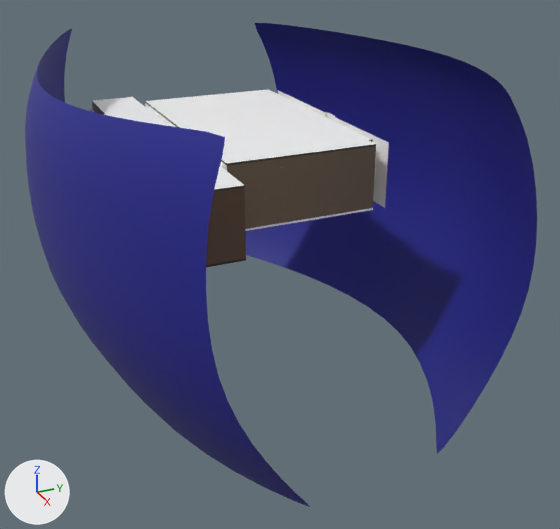
The glTF model public/models/prototipo_mapa_vista_sentarse.glb, before and after one commit.
Both versions are drawn from a camera (50 mm lens) standing at (124.8, -52.7, 44.2) and looking at (13.2, -2.4, -11.6). Every picture has the same lights, and +X, +Y and +Z are marked at lower left. The picture after the commit comes second. Where no turn or scale is listed for an object, it has been applied to the vertices. Vertices at exactly the same position are counted once.

Objects in the first picture: 'background', 'room'.
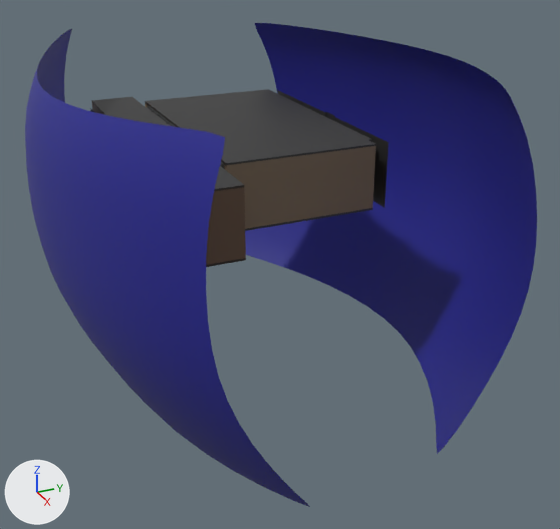
Where the newer file only moved an object's origin or applied its transform, the numbers keep the older frame.

Changed parts and their boxes (x1, y1, x2, y2) in the pictures (560 x 529 px):
'room', reshaped, moved: before (91, 89, 389, 267); after (90, 89, 389, 267)
part 1 of me_plane_001, recoloured (darker): (93, 89, 375, 189) in both
part 2 of me_plane_001, recoloured: (148, 105, 373, 231) in both
part 3 of me_plane_001, recoloured: (91, 90, 389, 208) in both
part 4 of me_plane_001, recoloured: (227, 140, 376, 165) in both

What changed in the scene script:
```text
Change me_plane_001:
    used by ob_room; location = (-0.3, 0.2, -0.8)
    remove me_plane_001.from_pydata(...)  # 1325 vertices, 2526 faces; spans x -28.0..31.9, y -26.1..13.2, z 0.0..11.1
    add me_plane_001.from_pydata(...)  # 1309 vertices, 2500 faces; spans x -28.0..31.9, y -26.1..13.2, z 0.0..11.1
    me_plane_001 part 1: 1412 faces spanning x -28.0..31.9, y -25.6..12.2, z 0.0..11.1 switch from mat_metal (white #ffffff) to mat_tablero_negro (black #2e2e2e)
    me_plane_001 part 2: 231 faces spanning x -23.3..21.7, y -25.3..11.3, z 0.0..11.1 switch from mat_baseboard (white #ffffff) to mat_tablero_negro (black #2e2e2e)
    me_plane_001 part 3: 126 faces spanning x -21.7..21.7, y -26.1..13.2, z 0.0..11.1 switch from mat_material_011 (white #ffffff) to mat_tablero_negro (black #2e2e2e)
    me_plane_001 part 4: 28 faces spanning x -23.3..21.7, y -14.9..12.0, z 2.9..11.1 switch from mat_base (brown #3b2c21) to mat_tablero_negro (black #2e2e2e)
    edits to the shape of me_plane_001 do not show in these pictures
```
